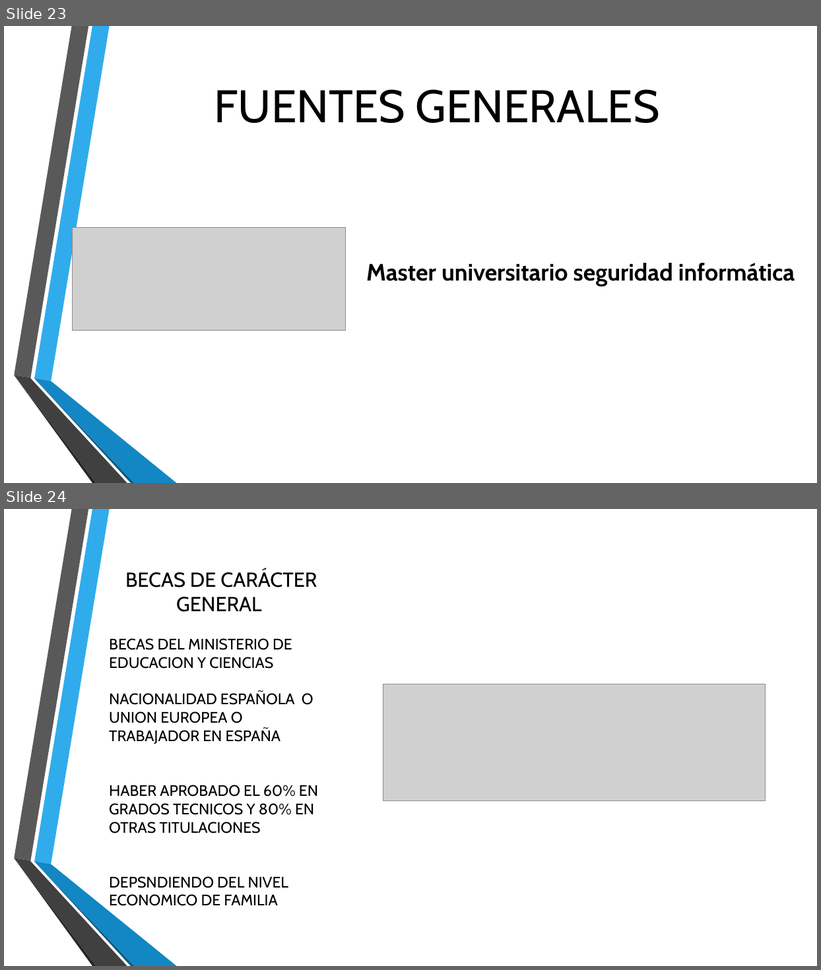
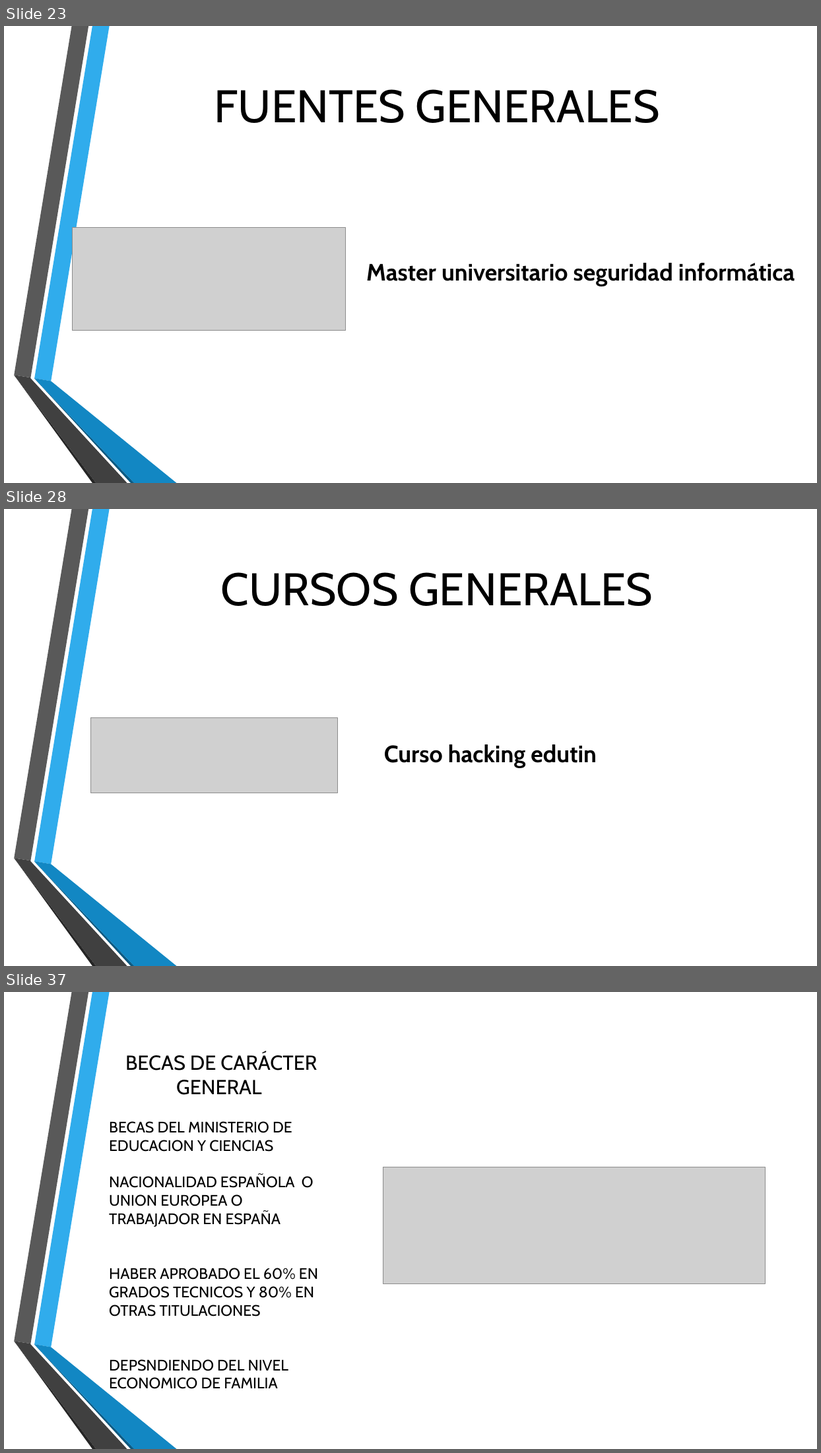
Before and after one commit to Rijaelto/TG1, a slide deck: TG1_final.pptx. Shown one above the other, each under a label of ours: slides 23 and 24 before the commit, slides 23, 28 and 37 after it; the slides between them are not shown. The pictures are 821x970 and 821x1453 pixels, drawn with LibreOffice and Linux fonts; fonts in the diff are those of the drawing; grey boxes stand for pictures; background and template pictures are left out. Boxes give left, top, right and bottom in pixels: in the first picture for what was removed or moved away, otherwise in the second. Text is boxed around its words. In the diff, an @@ line names an element or a change of style, - is before the commit and + after.

```diff
--- a/TG1_final.pptx
+++ b/TG1_final.pptx
@@ slide 28 added at (4,509,817,966), background picture (left out); not listed: 6 template elements that a slide beside it also shows @@
@@ title added at (221,572,653,606), 54 pt, text #000000 @@
+CURSOS GENERALES
@@ picture added at (90,718,338,793) @@
@@ text added at (384,745,597,768), 28 pt, text #000000, bold @@
+Curso hacking edutin
@@ what was slide 24 is now slide 37 @@
```
Also in this commit, not shown: 2 slides changed, 15 other slides added.
